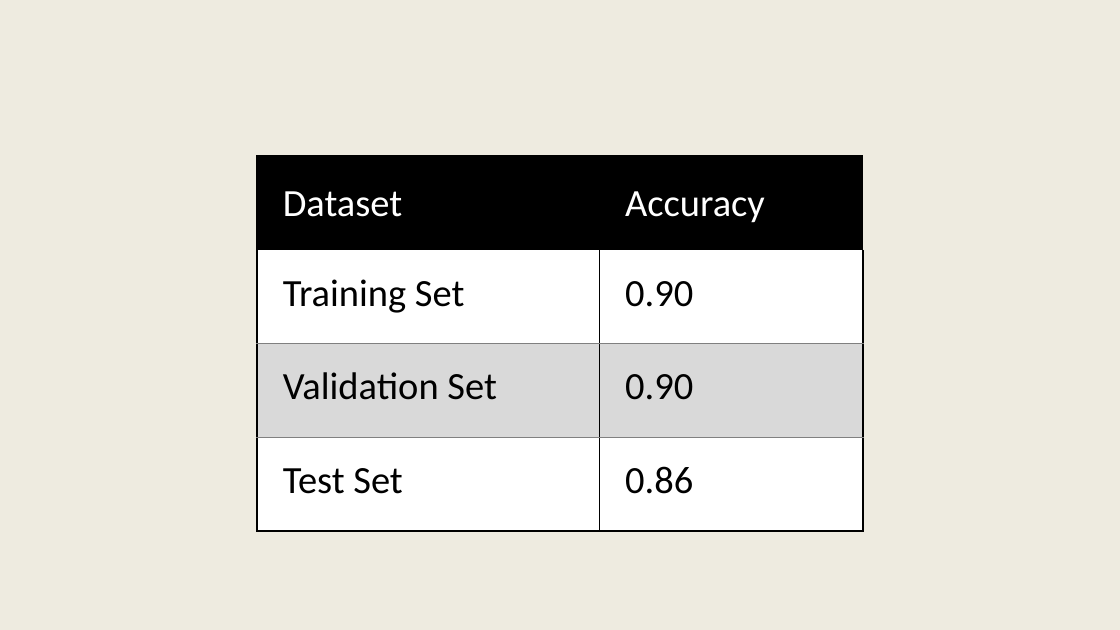
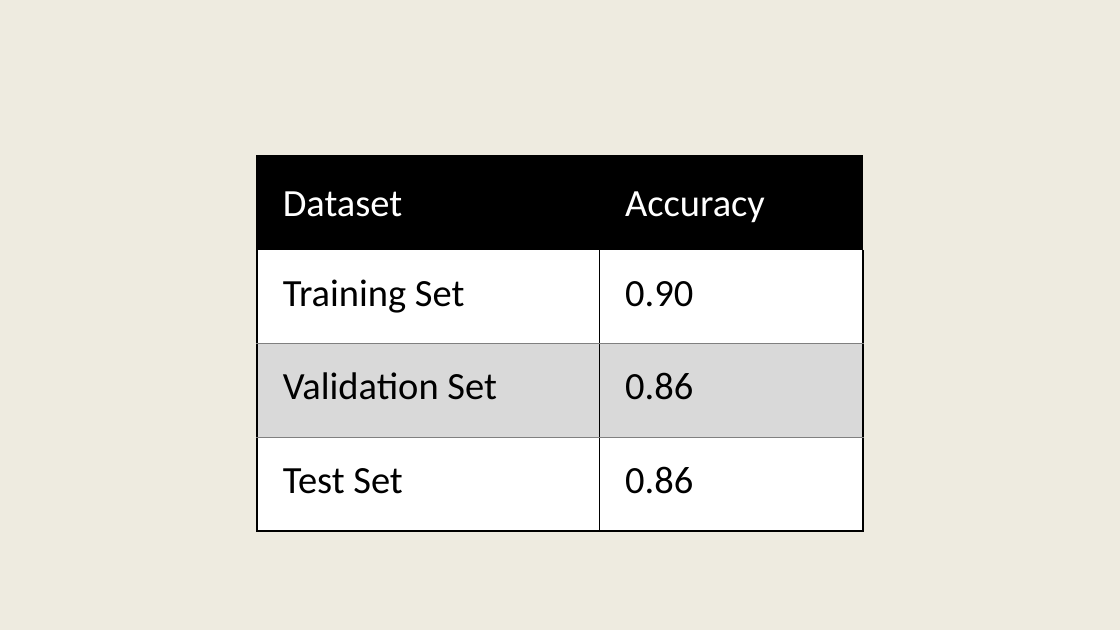
Before and after one commit to abisugiri/term_deposit_prediction, a slide deck: slide 16 of Term Deposit Prediction.pptx (slide 15 before the commit). Drawn at 1120x630 pixels with LibreOffice and Linux fonts; fonts in the diff are those of the drawing. Boxes give left, top, right and bottom in pixels: in the first picture for what was removed or moved away, otherwise in the second. Text is boxed around its words. In the diff, an @@ line names an element or a change of style, - is before the commit and + after.

Commit message:
'upload'

```diff
--- a/Term Deposit Prediction.pptx
+++ b/Term Deposit Prediction.pptx
@@ table at [257,156,864,531] @@
-row 3, column 2: 0.90
+row 3, column 2: 0.86
```
Also in this commit, not shown: 1 other slide changed, 1 slide added.
